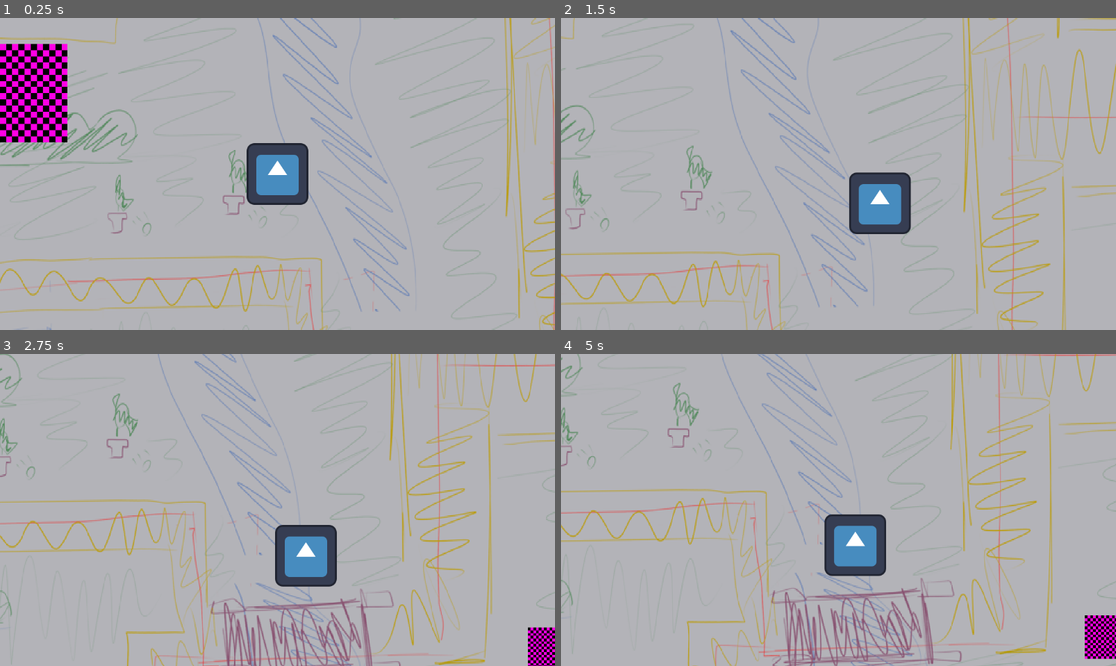
Above: before the commit, frames 1-4 (two rows, left to right).
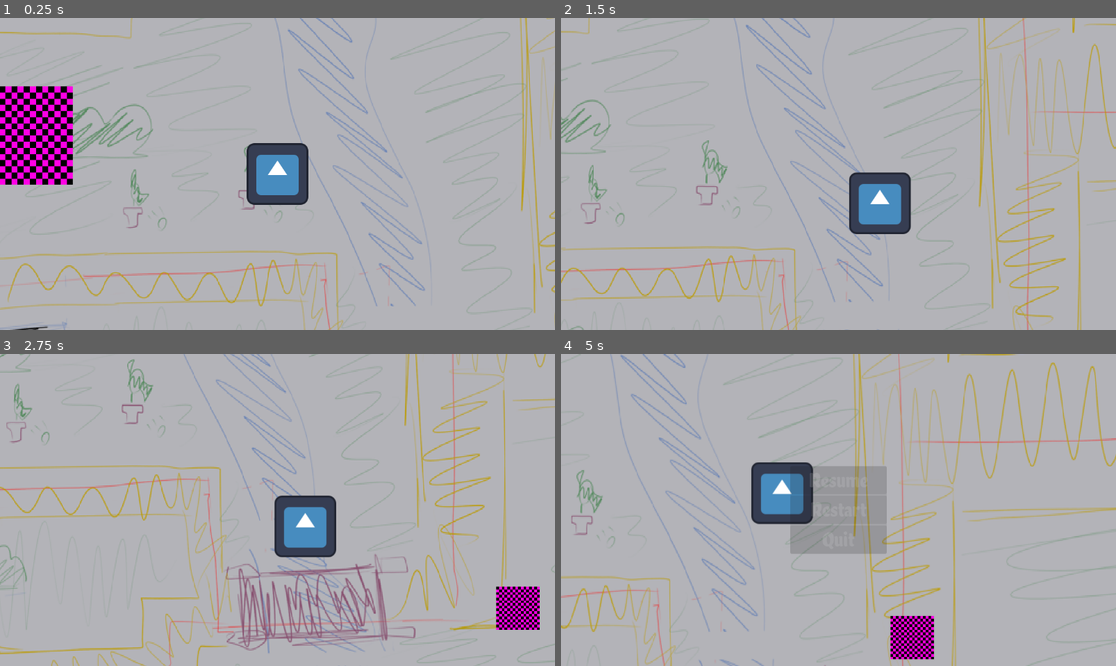
Above: after the commit, the same moments.

Repository: ndvrxd/cultism
Game: Godot game, scene res://scenes/world.tscn
Same seed, same stepped clock (60 frames per second), same inputs: the game is played once before the commit and once after it. The engine's default icon, where the game draws it, is replaced by a stand-in: a white triangle on a blue panel in a dark square.
Inputs (mouse positions are in pixels of both pictures, inside the frame that each line leads up to):
- Up to frame 1 (0.25 s): no input
- Up to frame 2 (1.5 s): tap Enter at 0.5 s; hold D (right) 0.53-1.28 s; hold S (down) from 1.28 s (still down)
- Up to frame 3 (2.75 s): release S (down) at 2 s; click (438, 588) at 2 s, where only the run before the commit has a clickable "Unpause"
- Up to frame 4 (5 s): hold D (right) 2.78-3.53 s; hold W (up) 3.53-4.28 s; hold A (left) from 4.28 s (still down); tap Escape (esc) at 4.9 s

The runs differ from the first frame. In frame 1, 14% of the frame differs, in the area x 0-100%, y 0-100%; in frame 2, 12%; in frame 3, 20%; in frame 4, 22%.

Commit message:
Pause Menu Update
lol press esc

Diff:
--- /dev/null
+++ b/cult-game-version-0.1/art/pausemenu.gdshader
@@ -0,0 +1,9 @@
+shader_type canvas_item;
+uniform sampler2D SCREEN_TEXTURE: hint_screen_texture, filter_linear_mipmap;
+
+uniform float lod: hint_range(0.0, 5) = 0.0;
+
+void fragment(){
+	vec4 color = texture(SCREEN_TEXTURE, SCREEN_UV, lod);
+	COLOR = color;
+}
--- /dev/null
+++ b/cult-game-version-0.1/scenes/pause_menu.tscn
@@ -0,0 +1,172 @@
+[gd_scene load_steps=8 format=3 uid="uid://dxiibdkgas3eu"]
+
+[ext_resource type="Script" path="res://scripts/pause_menu.gd" id="1_dmpsi"]
+[ext_resource type="Shader" path="res://art/pausemenu.gdshader" id="2_mb4ie"]
+[ext_resource type="FontFile" uid="uid://dhk11k42eybnt" path="res://art/chela-one.regular.ttf" id="3_iihm8"]
+
+[sub_resource type="ShaderMaterial" id="ShaderMaterial_fiai1"]
+shader = ExtResource("2_mb4ie")
+shader_parameter/lod = 0.0
+
+[sub_resource type="Animation" id="Animation_cf7a8"]
+length = 0.001
+tracks/0/type = "value"
+tracks/0/imported = false
+tracks/0/enabled = true
+tracks/0/path = NodePath("ColorRect:material")
+tracks/0/interp = 1
+tracks/0/loop_wrap = true
+tracks/0/keys = {
+"times": PackedFloat32Array(0),
+"transitions": PackedFloat32Array(1),
+"update": 1,
+"values": [SubResource("ShaderMaterial_fiai1")]
+}
+tracks/1/type = "value"
+tracks/1/imported = false
+tracks/1/enabled = true
+tracks/1/path = NodePath("ColorRect:material:shader_parameter/lod")
+tracks/1/interp = 1
+tracks/1/loop_wrap = true
+tracks/1/keys = {
+"times": PackedFloat32Array(0),
+"transitions": PackedFloat32Array(1),
+"update": 0,
+"values": [0.0]
+}
+tracks/2/type = "value"
+tracks/2/imported = false
+tracks/2/enabled = true
+tracks/2/path = NodePath("PanelContainer:modulate")
+tracks/2/interp = 1
+tracks/2/loop_wrap = true
+tracks/2/keys = {
+"times": PackedFloat32Array(0),
+"transitions": PackedFloat32Array(1),
+"update": 0,
+"values": [Color(1, 1, 1, 0)]
+}
+
+[sub_resource type="Animation" id="Animation_c87sg"]
+resource_name = "blur"
+length = 0.3
+tracks/0/type = "value"
+tracks/0/imported = false
+tracks/0/enabled = false
+tracks/0/path = NodePath("ColorRect:material")
+tracks/0/interp = 1
+tracks/0/loop_wrap = true
+tracks/0/keys = {
+"times": PackedFloat32Array(0),
+"transitions": PackedFloat32Array(1),
+"update": 1,
+"values": [SubResource("ShaderMaterial_fiai1")]
+}
+tracks/1/type = "value"
+tracks/1/imported = false
+tracks/1/enabled = true
+tracks/1/path = NodePath("ColorRect:material:shader_parameter/lod")
+tracks/1/interp = 1
+tracks/1/loop_wrap = true
+tracks/1/keys = {
+"times": PackedFloat32Array(0, 0.3),
+"transitions": PackedFloat32Array(1, 1),
+"update": 0,
+"values": [0.0, 0.902]
+}
+tracks/2/type = "value"
+tracks/2/imported = false
+tracks/2/enabled = true
+tracks/2/path = NodePath("PanelContainer:modulate")
+tracks/2/interp = 1
+tracks/2/loop_wrap = true
+tracks/2/keys = {
+"times": PackedFloat32Array(0, 0.3),
+"transitions": PackedFloat32Array(1, 1),
+"update": 0,
+"values": [Color(1, 1, 1, 0), Color(1, 1, 1, 1)]
+}
+
+[sub_resource type="AnimationLibrary" id="AnimationLibrary_rt4jp"]
+_data = {
+"RESET": SubResource("Animation_cf7a8"),
+"blur": SubResource("Animation_c87sg")
+}
+
+[node name="PauseMenu" type="Control"]
+process_mode = 3
+layout_direction = 1
+layout_mode = 3
+anchors_preset = 15
+anchor_right = 1.0
+anchor_bottom = 1.0
+grow_horizontal = 2
+grow_vertical = 2
+script = ExtResource("1_dmpsi")
+
+[node name="ColorRect" type="ColorRect" parent="."]
+material = SubResource("ShaderMaterial_fiai1")
+layout_mode = 1
+anchors_preset = 8
+anchor_left = 0.5
+anchor_top = 0.5
+anchor_right = 0.5
+anchor_bottom = 0.5
+offset_left = -4961.0
+offset_top = -3048.0
+offset_right = 5495.0
+offset_bottom = 3328.0
+grow_horizontal = 2
+grow_vertical = 2
+
+[node name="PanelContainer" type="PanelContainer" parent="."]
+process_mode = 2
+modulate = Color(1, 1, 1, 0)
+layout_mode = 1
+anchors_preset = 8
+anchor_left = 0.5
+anchor_top = 0.5
+anchor_right = 0.5
+anchor_bottom = 0.5
+offset_left = -65.0
+offset_top = -91.0
+offset_right = 65.0
+offset_bottom = 91.0
+grow_horizontal = 2
+grow_vertical = 2
+
+[node name="VBoxContainer" type="VBoxContainer" parent="PanelContainer"]
+custom_minimum_size = Vector2(200, 0)
+layout_mode = 2
+theme_override_constants/separation = 3
+alignment = 1
+
+[node name="Resume" type="Button" parent="PanelContainer/VBoxContainer"]
+layout_mode = 2
+size_flags_vertical = 3
+theme_override_fonts/font = ExtResource("3_iihm8")
+theme_override_font_sizes/font_size = 42
+text = "Resume"
+
+[node name="Restart" type="Button" parent="PanelContainer/VBoxContainer"]
+layout_mode = 2
+size_flags_vertical = 3
+theme_override_fonts/font = ExtResource("3_iihm8")
+theme_override_font_sizes/font_size = 42
+text = "Restart"
+
+[node name="Quit" type="Button" parent="PanelContainer/VBoxContainer"]
+layout_mode = 2
+size_flags_vertical = 3
+theme_override_fonts/font = ExtResource("3_iihm8")
+theme_override_font_sizes/font_size = 42
+text = "Quit"
+
+[node name="AnimationPlayer" type="AnimationPlayer" parent="."]
+libraries = {
+"": SubResource("AnimationLibrary_rt4jp")
+}
+
+[connection signal="pressed" from="PanelContainer/VBoxContainer/Resume" to="." method="_on_resume_pressed"]
+[connection signal="pressed" from="PanelContainer/VBoxContainer/Restart" to="." method="_on_restart_pressed"]
+[connection signal="pressed" from="PanelContainer/VBoxContainer/Quit" to="." method="_on_quit_pressed"]
--- a/cult-game-version-0.1/scenes/player.tscn
+++ b/cult-game-version-0.1/scenes/player.tscn
@@ -2,6 +2,9 @@
 
 [ext_resource type="Script" path="res://scripts/player.gd" id="1_5qw1a"]
 [ext_resource type="Texture2D" uid="uid://cjy33wyjwplx" path="res://art/icon.svg" id="2_wlc8n"]
+
+[sub_resource type="RectangleShape2D" id="RectangleShape2D_nrcso"]
+size = Vector2(132, 132)
 
 [sub_resource type="AtlasTexture" id="AtlasTexture_bab5j"]
 atlas = ExtResource("2_wlc8n")
@@ -18,9 +21,6 @@
 "speed": 5.0
 }]
 
-[sub_resource type="RectangleShape2D" id="RectangleShape2D_nrcso"]
-size = Vector2(132, 132)
-
 [sub_resource type="GDScript" id="GDScript_qd5eh"]
 script/source = "extends Camera2D
 
@@ -36,15 +36,16 @@
 "
 
 [node name="player" type="CharacterBody2D"]
+texture_filter = 6
 script = ExtResource("1_5qw1a")
+
+[node name="CollisionShape2D" type="CollisionShape2D" parent="."]
+shape = SubResource("RectangleShape2D_nrcso")
 
 [node name="AnimatedSprite2D" type="AnimatedSprite2D" parent="."]
 sprite_frames = SubResource("SpriteFrames_nhdyx")
 animation = &"idle"
 frame_progress = 0.334865
-
-[node name="CollisionShape2D" type="CollisionShape2D" parent="."]
-shape = SubResource("RectangleShape2D_nrcso")
 
 [node name="Camera2D" type="Camera2D" parent="."]
 position_smoothing_enabled = true
--- a/cult-game-version-0.1/scenes/world.tscn
+++ b/cult-game-version-0.1/scenes/world.tscn
@@ -1,10 +1,10 @@
 [gd_scene load_steps=20 format=3 uid="uid://c6t867f13wn4u"]
 
 [ext_resource type="Texture2D" uid="uid://dr1jlcktudyg" path="res://art/playermapxd.png" id="1_br0cv"]
-[ext_resource type="PackedScene" uid="uid://biym1wew6qwlj" path="res://scenes/pause.tscn" id="1_eu3ye"]
 [ext_resource type="PackedScene" uid="uid://cts6cpmg1ehil" path="res://scenes/player.tscn" id="2_hddls"]
 [ext_resource type="PackedScene" uid="uid://ct6dh5rgiuip3" path="res://scenes/enemy.tscn" id="3_5gkxb"]
 [ext_resource type="Texture2D" uid="uid://bmcl5vl05h6ty" path="res://art/missing texture.png" id="3_h51de"]
+[ext_resource type="PackedScene" uid="uid://dxiibdkgas3eu" path="res://scenes/pause_menu.tscn" id="5_yfg13"]
 
 [sub_resource type="RectangleShape2D" id="RectangleShape2D_10w11"]
 size = Vector2(16.2614, 16.2614)
@@ -62,10 +62,8 @@
 
 [node name="world" type="Node2D"]
 
-[node name="pause" parent="." instance=ExtResource("1_eu3ye")]
-
 [node name="Playermapxd" type="Sprite2D" parent="."]
-position = Vector2(-1.99998, 0)
+position = Vector2(30, -11)
 scale = Vector2(1.94283, 2.36346)
 texture = ExtResource("1_br0cv")
 
@@ -88,15 +86,15 @@
 [node name="enemy5" parent="." instance=ExtResource("3_5gkxb")]
 position = Vector2(972, 592)
 
-[node name="StaticBody2D" type="StaticBody2D" parent="."]
-position = Vector2(-540, -170)
+[node name="test effigy" type="StaticBody2D" parent="."]
+position = Vector2(-529, -82)
 scale = Vector2(12.7775, 12.7775)
 
-[node name="MissingTexture" type="Sprite2D" parent="StaticBody2D"]
+[node name="MissingTexture" type="Sprite2D" parent="test effigy"]
 position = Vector2(0.173748, 0.173744)
 texture = ExtResource("3_h51de")
 
-[node name="CollisionShape2D" type="CollisionShape2D" parent="StaticBody2D"]
+[node name="CollisionShape2D" type="CollisionShape2D" parent="test effigy"]
 position = Vector2(0.165134, 0.165133)
 shape = SubResource("RectangleShape2D_10w11")
 
@@ -154,3 +152,7 @@
 [node name="CollisionShape2D13" type="CollisionShape2D" parent="Map Boundaries"]
 position = Vector2(339, 361)
 shape = SubResource("SegmentShape2D_k28g8")
+
+[node name="CanvasLayer" type="CanvasLayer" parent="."]
+
+[node name="PauseMenu" parent="CanvasLayer" instance=ExtResource("5_yfg13")]
--- a/cult-game-version-0.1/scripts/enemy.gd
+++ b/cult-game-version-0.1/scripts/enemy.gd
@@ -13,13 +13,3 @@
 	velocity.y = move_toward(velocity.y, speed * direction.y, accel)
 
 	move_and_slide()
-
-
-
-'''func _physics_process(delta: float) -> void:
-	player_pos = player.global_position
-	target_pos = (player.pos - global_position).normalized()
-
-	if global_position.distance_to(player_pos) > 3:
-		global_position += target_pos * speed * delta
-'''
--- /dev/null
+++ b/cult-game-version-0.1/scripts/pause_menu.gd
@@ -0,0 +1,36 @@
+extends Control
+
+func _ready():
+	$AnimationPlayer.play("RESET")
+
+#func resize():
+	#size() = OS.get_screen_size()
+
+func resume():
+	get_tree().paused = false
+	$AnimationPlayer.play_backwards("blur")
+func pause():
+	get_tree().paused = true
+	$AnimationPlayer.play("blur")
+
+func testEsc():
+	if Input.is_action_just_pressed("esc") and !get_tree().paused:
+		pause()
+	elif Input.is_action_just_pressed("esc") and get_tree().paused:
+		resume()
+
+func _on_resume_pressed() -> void:
+	resume()
+
+
+func _on_restart_pressed() -> void:
+	resume()
+	get_tree().reload_current_scene()
+
+
+func _on_quit_pressed() -> void:
+	get_tree().quit()
+
+func _process(_delta):
+	testEsc()
+	#resize()
Not shown, added: cult-game-version-0.1/.gitattributes
Not shown, added: cult-game-version-0.1/.gitignore
